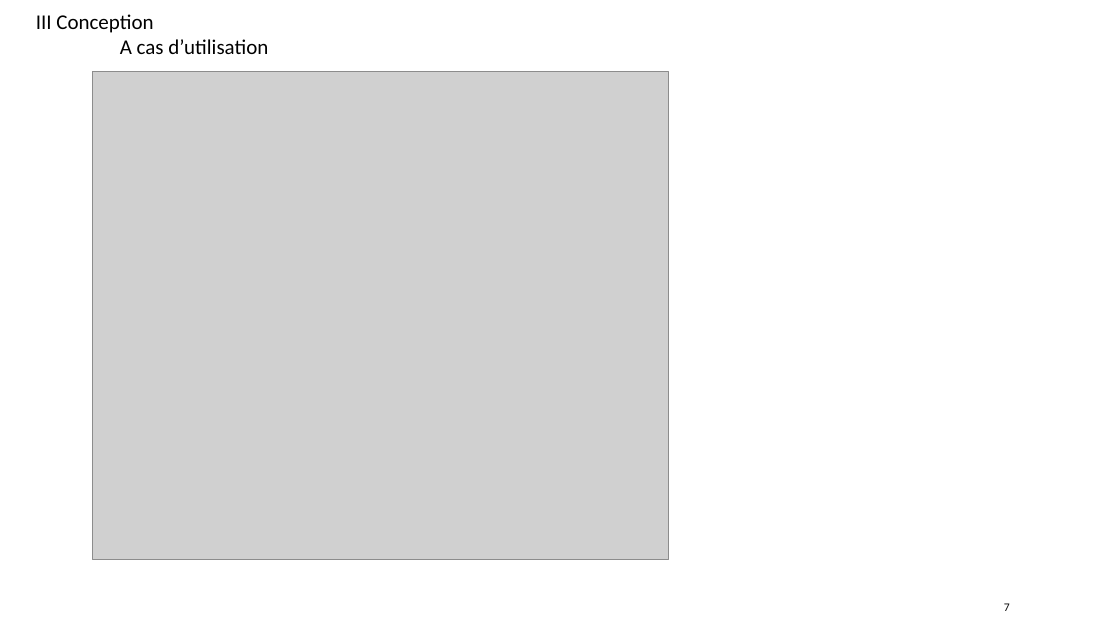
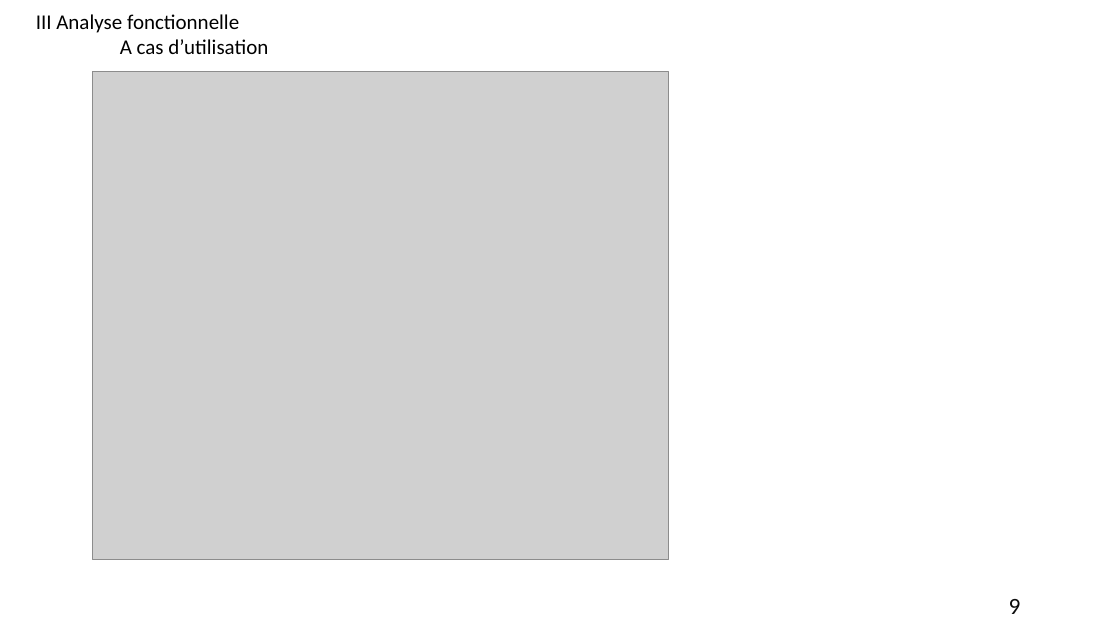
Before and after one commit to Laurette2032/REA, a slide deck: slide 9 of REA 1/Présentation Projet personnel_V2.pptx (slide 7 before the commit). Drawn at 1120x630 pixels with LibreOffice and Linux fonts; fonts in the diff are those of the drawing; grey boxes stand for pictures. Boxes give left, top, right and bottom in pixels: in the first picture for what was removed or moved away, otherwise in the second. Text is boxed around its words. In the diff, an @@ line names an element or a change of style, - is before the commit and + after.

```diff
--- a/REA 1/Présentation Projet personnel_V2.pptx
+++ b/REA 1/Présentation Projet personnel_V2.pptx
@@ text at [36,14,239,33]: text changed @@
-III Conception
+III Analyse fonctionnelle
@@ page number at [1009,599,1021,614]: text changed; size 10 to 20 pt @@
-7
+9
```
Also in this commit, not shown: 14 other slides changed, 19 slides added, 1 slide removed, 27 other files.
